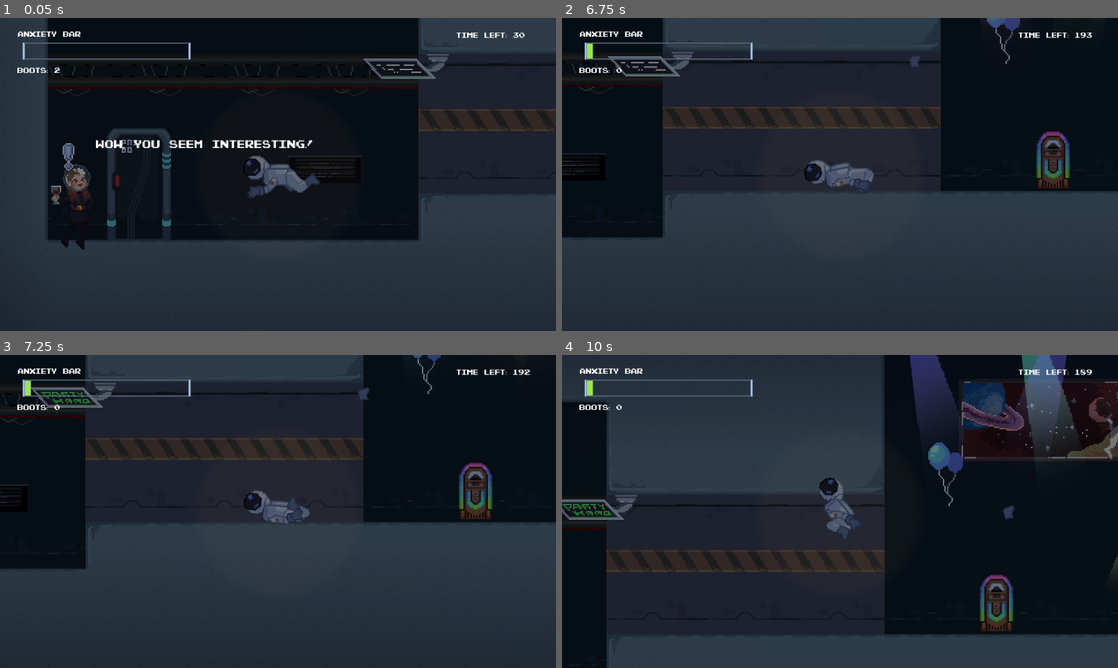
Above: before the commit, frames 1-4 (two rows, left to right).
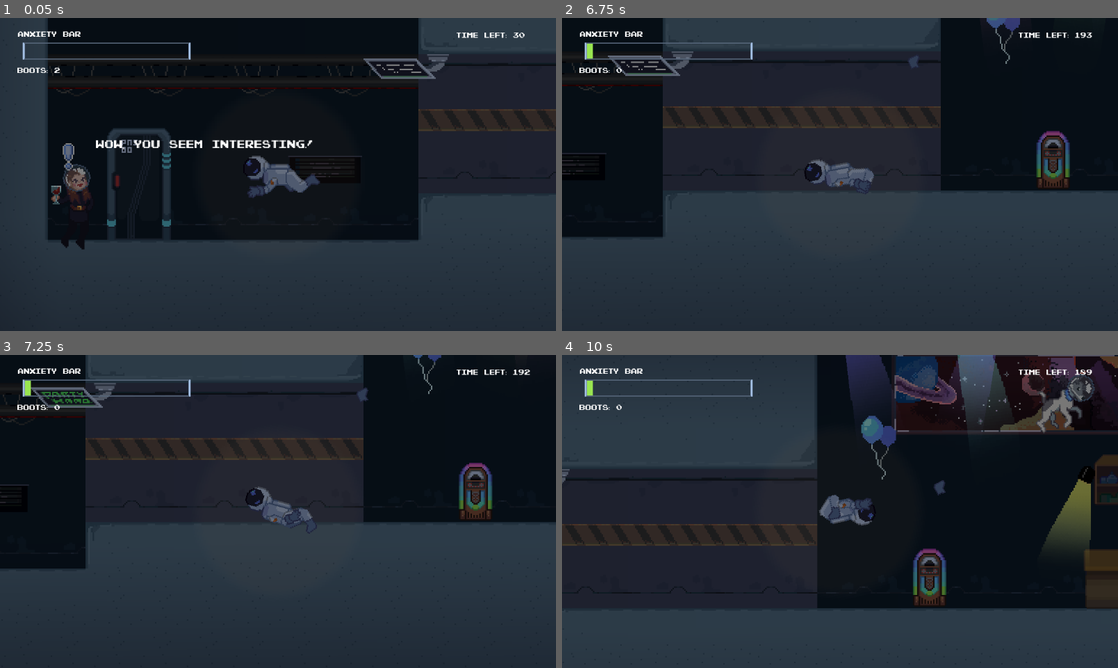
Above: after the commit, the same moments.

Repository: PiotrusWatson/last_party
Game: Godot game, scene res://worlds/piotrus_scene.tscn
Same seed, same stepped clock (60 frames per second), same inputs: the game is played once before the commit and once after it. This scene is started directly instead of the project's main scene.
Inputs (mouse positions are in pixels of both pictures, inside the frame that each line leads up to):
- Up to frame 1 (0.05 s): no input
- Up to frame 2 (6.75 s): move the mouse to (962, 158) at 0.52 s; right-click (962, 158) at 0.6 s; move the mouse to (728, 190) at 1.27 s; click (728, 190) at 1.35 s; move the mouse to (895, 105) at 2.02 s; tap E (Interact) at 2.1, 4.35, 6.6 s; move the mouse to (812, 237) at 2.77 s; right-click (812, 237) at 2.85 s; move the mouse to (1006, 221) at 3.52 s; press the mouse at (1006, 221) at 3.53 s; move the mouse to (673, 127) at 4.27 s; release the mouse at (673, 127) at 4.28 s; move the mouse to (867, 174) at 5.02 s; right-click (867, 174) at 5.1 s; move the mouse to (756, 96) at 5.77 s; click (756, 96) at 5.85 s; move the mouse to (962, 158) at 6.52 s
- Up to frame 3 (7.25 s): no input
- Up to frame 4 (10 s): move the mouse to (728, 527) at 7.27 s; right-click (728, 527) at 7.35 s; move the mouse to (895, 442) at 8.02 s; press the mouse at (895, 442) at 8.03 s; move the mouse to (812, 574) at 8.77 s; release the mouse at (812, 574) at 8.78 s; tap E (Interact) at 8.85 s; move the mouse to (1006, 558) at 9.52 s; right-click (1006, 558) at 9.6 s

Frame 1 is identical in both runs. In frame 2, 0.6% of the frame differs, in the area x 0-92%, y 10-55%; in frame 3, 0.4%; in frame 4, 35%, in the area x 0-100%, y 0-100%.

Commit message:
made a spawner, a thing to manage spawning

Diff:
--- a/project.godot
+++ b/project.godot
@@ -38,6 +38,7 @@
 Player=""
 Beer=""
 PointsOfInterest=""
+Spawner=""
 
 [input]
 
--- a/worlds/piotrus_scene.tscn
+++ b/worlds/piotrus_scene.tscn
@@ -14,6 +14,7 @@
 [ext_resource type="Script" path="res://prefabs/god.gd" id="10_gu7p8"]
 [ext_resource type="Script" path="res://UI/clock.gd" id="10_wims2"]
 [ext_resource type="FontFile" uid="uid://d4nirmpkhfngg" path="res://UI/Fonts/pixel/Pixel NES.otf" id="11_pj3xo"]
+[ext_resource type="Script" path="res://worlds/spawner.gd" id="12_jrm7u"]
 [ext_resource type="Texture2D" uid="uid://bceeadgf5boyn" path="res://sprites/Background/banner-sheet.png" id="12_w22y7"]
 [ext_resource type="Texture2D" uid="uid://bli14ulvoi8xg" path="res://sprites/Background/balloonsblue-sheet.png" id="13_511yn"]
 [ext_resource type="Texture2D" uid="uid://co1rmrln8g5y5" path="res://sprites/Background/spacedoor2.png" id="14_1mlat"]
@@ -31,6 +32,7 @@
 [ext_resource type="PackedScene" path="res://prefabs/props/point_1.tscn" id="22_1mibo"]
 [ext_resource type="AudioStream" uid="uid://q5vgjiybmydh" path="res://Audio/sussy ambience.mp3" id="23_acidh"]
 [ext_resource type="Texture2D" uid="uid://cp8brco5vm418" path="res://sprites/Background/discohandle.png" id="23_fljaa"]
+[ext_resource type="Script" path="res://worlds/spawner_manager.gd" id="33_ilmj0"]
 
 [sub_resource type="TileSetAtlasSource" id="TileSetAtlasSource_i02l5"]
 texture = ExtResource("5_xc60l")
@@ -367,6 +369,7 @@
 gradient = SubResource("Gradient_7cwh0")
 
 [node name="PiotrusScene2" type="Node2D"]
+position = Vector2(-1, 0)
 script = ExtResource("1_d6a5b")
 
 [node name="Player" parent="." instance=ExtResource("1_xf4hq")]
@@ -506,6 +509,10 @@
 position = Vector2(95, -16)
 sprite_frames = SubResource("SpriteFrames_10416")
 
+[node name="PartygoerSpawner" type="Marker2D" parent="." groups=["Spawner"]]
+position = Vector2(95, -16)
+script = ExtResource("12_jrm7u")
+
 [node name="Flavour" type="Node2D" parent="."]
 
 [node name="Banner" type="AnimatedSprite2D" parent="Flavour"]
@@ -948,5 +955,12 @@
 [node name="Partygoer" parent="." instance=ExtResource("20_psvbb")]
 position = Vector2(52, 13)
 
+[node name="SpawnerManager" type="Node" parent="."]
+script = ExtResource("33_ilmj0")
+
+[node name="TimeToNextGuest" type="Timer" parent="SpawnerManager"]
+wait_time = 25.0
+autostart = true
+
 [connection signal="timeout" from="God/GameTimer" to="God" method="_on_game_timer_timeout"]
 [connection signal="timeout" from="God/GameTick" to="God" method="_on_game_tick_timeout"]
--- /dev/null
+++ b/worlds/spawner.gd
@@ -0,0 +1,14 @@
+extends Marker2D
+class_name Spawner
+
+@export var parent: Node2D
+@export var thing_to_spawn: PackedScene
+
+func spawn_thing(thing: PackedScene):
+	var spawned_thing = thing.instantiate()
+	parent.add_child(spawned_thing)
+	spawned_thing.global_position = global_position
+	return spawned_thing
+
+func spawn_saved_thing():
+	return spawn_thing(thing_to_spawn)
--- /dev/null
+++ b/worlds/spawner_manager.gd
@@ -0,0 +1,44 @@
+extends Node
+
+@export var guests_to_spawn: Array[PackedScene]
+@onready var guest_timer = $TimeToNextGuest
+
+var guests_spawned = []
+var all_spawners
+var main_spawner
+# Called when the node enters the scene tree for the first time.
+func _ready() -> void:
+	for i in range(len(guests_to_spawn)):
+		guests_spawned.append(false)
+
+	all_spawners = get_tree().get_nodes_in_group("Spawner")
+	main_spawner = all_spawners[0]
+# Called every frame. 'delta' is the elapsed time since the previous frame.
+func _process(delta: float) -> void:
+	pass
+
+
+func spawn_random_guest(spawner: Spawner):
+	if all_guests_spawned():
+		wipe_guest_list()
+
+	var guest_index = find_random_unspawned_guest_index()
+	spawner.spawn_thing(guests_to_spawn[guest_index])
+	guests_spawned[guest_index] = true
+
+
+func all_guests_spawned():
+	for guest_spawned in guests_spawned:
+		if !guest_spawned:
+			return false
+	return true
+
+func find_random_unspawned_guest_index():
+	var guess = 0
+	while guests_spawned[guess]:
+		guess = randi_range(0, len(guests_spawned) - 1)
+	return guess
+
+func wipe_guest_list():
+	for i in range(len(guests_spawned)):
+		guests_spawned[i] = false
Not shown: 1 places in worlds/piotrus_scene.tscn that only renumber resources
